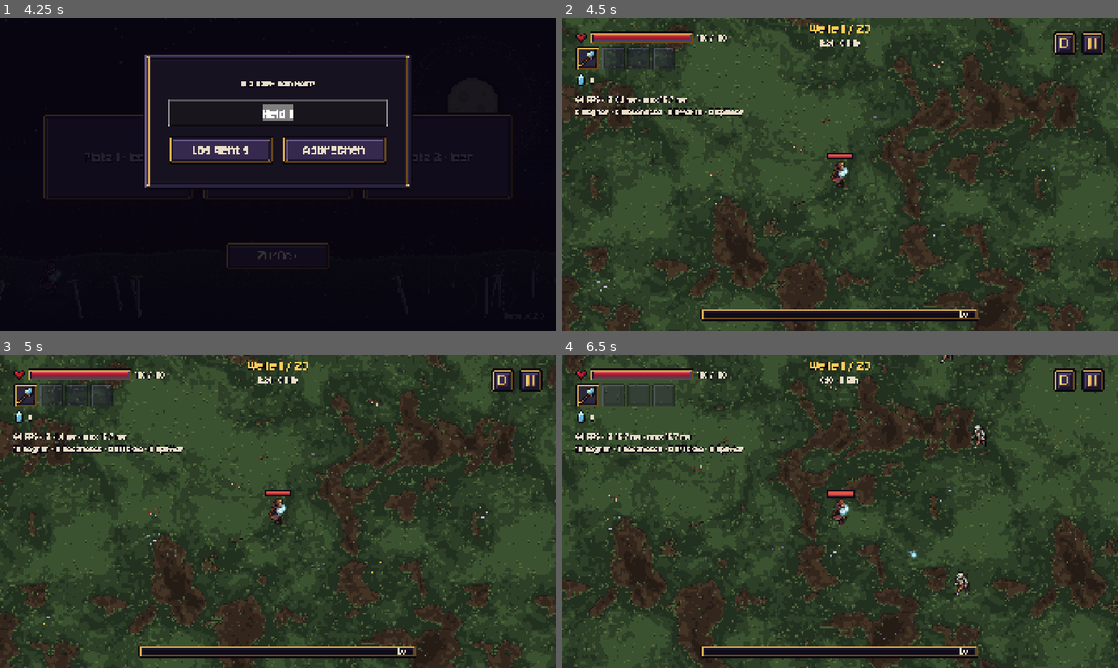
Above: before the commit, frames 1-4 (two rows, left to right).
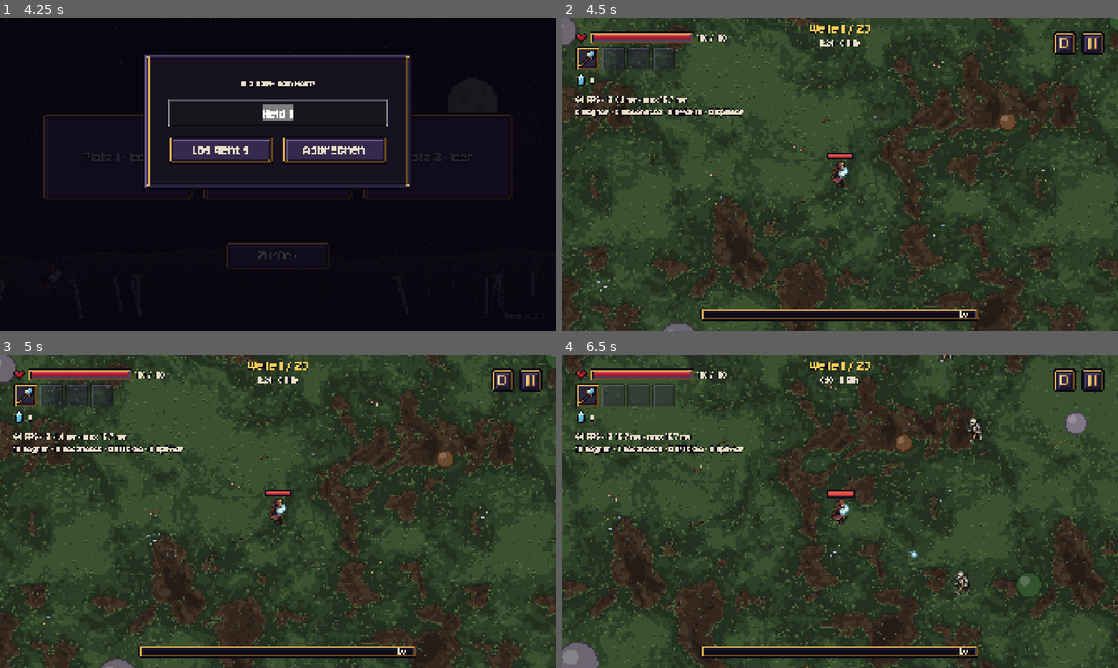
Above: after the commit, the same moments.

Repository: Slydee23/android-bullet-heaven
Game: Godot game, scene res://ui/main_menu.tscn
The game is run twice, just before and just after one commit, with the same random seed, the same clock (stepped at 60 frames per second) and the same inputs.
Inputs (mouse positions are in pixels of both pictures, inside the frame that each line leads up to):
- Up to frame 1 (4.25 s): click "Neues Spiel" at 0.5 s; click (116, 155) at 1.27 s; click (278, 155) at 2.02 s; click (439, 155) at 2.77 s; click "Zurück" at 3.5 s
- Up to frame 2 (4.5 s): click "Los geht's" at 4.25 s
- Up to frame 3 (5 s): no input
- Up to frame 4 (6.5 s): move the mouse to (962, 495) at 5.02 s; hold D 5.03-5.75 s; click (962, 495) at 5.17 s; drag from (728, 527) to (812, 574) at 5.77 s

Frame 1 is identical in both runs. In frame 2, 0.5% of the frame differs, in the area x 0-100%, y 0-100%; in frame 3, 0.5%; in frame 4, 1.4%, in the area x 0-95%, y 0-100%.

Commit message:
E0a: map obstacles with placeholders (fixed layout + random per run)
- ObstacleKind (shape from circles), ObstaclePlacement, MapData
  (data/maps/forest.tres: rock formation, fallen log, two old trees
  fixed, 10 random with min gap and a clear center)
- ObstacleMap: 64 px grid, collision via exact circles, avoidance via
  the whole shape's hull so enemies never get stuck in notches
- Hero slides along obstacles, enemies steer around and are never
  pushed inside (spawn, jumps and charges too), fireballs burst on them
- Map seed stored in RunState and the run save (same map on continue)

Co-Authored-By: Claude Opus 5.5 <noreply@anthropic.com>

Diff:
--- /dev/null
+++ b/data/maps/forest.tres
@@ -0,0 +1,40 @@
+[gd_resource type="Resource" script_class="MapData" format=3]
+
+[ext_resource type="Script" path="res://scripts/world/map_data.gd" id="1_map"]
+[ext_resource type="Script" path="res://scripts/world/obstacle_placement.gd" id="2_place"]
+[ext_resource type="Script" path="res://scripts/world/obstacle_kind.gd" id="3_kind"]
+[ext_resource type="Resource" path="res://data/obstacles/rock_large.tres" id="rock_large"]
+[ext_resource type="Resource" path="res://data/obstacles/rock_small.tres" id="rock_small"]
+[ext_resource type="Resource" path="res://data/obstacles/tree.tres" id="tree"]
+[ext_resource type="Resource" path="res://data/obstacles/stump.tres" id="stump"]
+[ext_resource type="Resource" path="res://data/obstacles/fallen_log.tres" id="fallen_log"]
+[ext_resource type="Resource" path="res://data/obstacles/rock_formation.tres" id="rock_formation"]
+
+[sub_resource type="Resource" id="P1"]
+script = ExtResource("2_place")
+kind = ExtResource("rock_formation")
+position = Vector2(230, 190)
+
+[sub_resource type="Resource" id="P4"]
+script = ExtResource("2_place")
+kind = ExtResource("fallen_log")
+position = Vector2(880, 590)
+
+[sub_resource type="Resource" id="P5"]
+script = ExtResource("2_place")
+kind = ExtResource("tree")
+position = Vector2(900, 190)
+
+[sub_resource type="Resource" id="P6"]
+script = ExtResource("2_place")
+kind = ExtResource("tree")
+position = Vector2(260, 600)
+
+[resource]
+script = ExtResource("1_map")
+fixed = Array[ExtResource("2_place")]([SubResource("P1"), SubResource("P4"), SubResource("P5"), SubResource("P6")])
+random_kinds = Array[ExtResource("3_kind")]([ExtResource("rock_large"), ExtResource("rock_small"), ExtResource("tree"), ExtResource("stump"), ExtResource("fallen_log")])
+random_count = 10
+min_gap = 56.0
+center_clear = 190.0
+edge_margin = 40.0
--- /dev/null
+++ b/data/obstacles/fallen_log.tres
@@ -0,0 +1,10 @@
+[gd_resource type="Resource" script_class="ObstacleKind" format=3]
+
+[ext_resource type="Script" path="res://scripts/world/obstacle_kind.gd" id="1_kind"]
+
+[resource]
+script = ExtResource("1_kind")
+id = &"fallen_log"
+circles = PackedVector3Array(-36, 0, 11, -12, 0, 12, 12, 0, 12, 36, 0, 11)
+weight = 0.6
+placeholder_color = Color(0.36, 0.25, 0.15, 1)
--- /dev/null
+++ b/data/obstacles/rock_formation.tres
@@ -0,0 +1,10 @@
+[gd_resource type="Resource" script_class="ObstacleKind" format=3]
+
+[ext_resource type="Script" path="res://scripts/world/obstacle_kind.gd" id="1_kind"]
+
+[resource]
+script = ExtResource("1_kind")
+id = &"rock_formation"
+circles = PackedVector3Array(0, 0, 28, 26, 14, 18, -22, 18, 16)
+weight = 0.0
+placeholder_color = Color(0.42, 0.4, 0.44, 1)
--- /dev/null
+++ b/data/obstacles/rock_large.tres
@@ -0,0 +1,10 @@
+[gd_resource type="Resource" script_class="ObstacleKind" format=3]
+
+[ext_resource type="Script" path="res://scripts/world/obstacle_kind.gd" id="1_kind"]
+
+[resource]
+script = ExtResource("1_kind")
+id = &"rock_large"
+circles = PackedVector3Array(0, 0, 26)
+weight = 1.0
+placeholder_color = Color(0.42, 0.4, 0.44, 1)
--- /dev/null
+++ b/data/obstacles/rock_small.tres
@@ -0,0 +1,10 @@
+[gd_resource type="Resource" script_class="ObstacleKind" format=3]
+
+[ext_resource type="Script" path="res://scripts/world/obstacle_kind.gd" id="1_kind"]
+
+[resource]
+script = ExtResource("1_kind")
+id = &"rock_small"
+circles = PackedVector3Array(0, 0, 14)
+weight = 1.5
+placeholder_color = Color(0.5, 0.47, 0.52, 1)
--- /dev/null
+++ b/data/obstacles/stump.tres
@@ -0,0 +1,10 @@
+[gd_resource type="Resource" script_class="ObstacleKind" format=3]
+
+[ext_resource type="Script" path="res://scripts/world/obstacle_kind.gd" id="1_kind"]
+
+[resource]
+script = ExtResource("1_kind")
+id = &"stump"
+circles = PackedVector3Array(0, 0, 11)
+weight = 1.0
+placeholder_color = Color(0.42, 0.29, 0.18, 1)
--- /dev/null
+++ b/data/obstacles/tree.tres
@@ -0,0 +1,10 @@
+[gd_resource type="Resource" script_class="ObstacleKind" format=3]
+
+[ext_resource type="Script" path="res://scripts/world/obstacle_kind.gd" id="1_kind"]
+
+[resource]
+script = ExtResource("1_kind")
+id = &"tree"
+circles = PackedVector3Array(0, 0, 16)
+weight = 2.0
+placeholder_color = Color(0.2, 0.32, 0.18, 1)
--- a/scripts/core/player.gd
+++ b/scripts/core/player.gd
@@ -55,6 +55,8 @@
 
 ## Bereich, den der Spieler nicht verlassen kann (setzt die Run-Szene)
 var bounds := Rect2()
+## Hindernisse der Karte (der Held gleitet daran entlang), setzt die Run-Szene
+var obstacles: ObstacleMap
 ## Touch-Joystick (setzt die Run-Szene)
 var joystick: TouchJoystick
 ## Geltende Werte (Grundwert mit Boni), neu gerechnet bei jeder Änderung der Boni
@@ -203,6 +205,8 @@
 	position += velocity * delta
 	if bounds.has_area():
 		position = position.clamp(bounds.position, bounds.end)
+	if obstacles:
+		position = obstacles.push_out(position, body_radius)
 	if direction.x != 0.0:
 		sprite.flip_h = direction.x < 0.0
 	_animate(delta, direction != Vector2.ZERO)
--- a/scripts/core/run.gd
+++ b/scripts/core/run.gd
@@ -32,6 +32,8 @@
 const LEVEL_UP_MENU := preload("res://ui/level_up_menu.tscn")
 const WEAPON_CATALOG := preload("res://data/weapons/weapon_catalog.tres")
 const HERO_UPGRADES := preload("res://data/upgrades/hero_upgrades.tres")
+## Karte der Expedition (vorerst nur die Hindernisse, E0)
+const MAP := preload("res://data/maps/forest.tres")
 ## Startwaffe des Runs (vorerst fest, die Auswahl im Hub kommt mit E11). Datei: data/weapons/<id>.tres
 const START_WEAPON_ID := &"arcane_wand"
 ## Ab so vielen lebenden Gegnern ist der dynamische Zoom ganz draußen (darüber wird es nur voller).
@@ -73,6 +75,8 @@
 var _rest_pending := false
 ## Stufenaufstiege, deren Fenster noch kommt (mehrere auf einmal erscheinen nacheinander)
 var _pending_level_ups := 0
+## Hindernisse dieses Runs (Kreise im Raster), gebaut aus MAP und run_state.map_seed
+var obstacles := ObstacleMap.new()
 ## Berührung an der obersten Kante (Benachrichtigungsleiste), -1 = keine
 var _edge_touch := -1
 var _edge_start_y := 0.0
@@ -119,16 +123,31 @@
 	_build_canopy(arena_tiles)
 	_build_forest_edge(walkable)
 
+	# Gespeicherten Run früh lesen: Er bestimmt auch die zufälligen Hindernisse (gleiche Karte beim Fortsetzen)
+	var saved: Dictionary = {}
+	if Settings.debug_waves_enabled and SceneRouter.resume_requested:
+		saved = RunSave.read()
+	SceneRouter.resume_requested = false
+	run_state.map_seed = int(saved.get("map_seed", randi()))
+	obstacles.build(MAP, walkable, run_state.map_seed)
+	var obstacle_drawer := ObstacleDrawer.new()
+	obstacle_drawer.name = "Obstacles"
+	add_child(obstacle_drawer)
+	move_child(obstacle_drawer, pickup_manager.get_index())
+	obstacle_drawer.obstacles = obstacles
+
 	# Der Spieler bleibt innerhalb des Waldes
 	player.bounds = walkable
 	player.position = walkable.get_center()
 	player.joystick = joystick
+	player.obstacles = obstacles
 	player.died.connect(_on_player_died)
 	player.death_animation_finished.connect(_on_death_animation_finished)
 	player.damaged.connect(_on_player_damaged)
 
 	enemy_manager.set_bounds(player.bounds)
 	enemy_manager.target = player
+	enemy_manager.obstacles = obstacles
 	# Gegner erscheinen über das Wellen-System (WaveManager), nicht mehr über den einfachen Spawn des EnemyManagers
 	enemy_manager.vanish_effect = DEATH_EFFECT
 	enemy_manager.enemy_damaged.connect(_on_enemy_damaged)
@@ -137,6 +156,7 @@
 	hostile_projectiles.target = player
 	hostile_projectiles.effect_manager = effect_manager
 	hostile_projectiles.bounds = player.bounds
+	hostile_projectiles.obstacles = obstacles
 	enemy_manager.hostile_projectiles = hostile_projectiles
 	enemy_manager.effect_manager = effect_manager
 	enemy_manager.screen_shake.connect(_on_screen_shake)
@@ -186,8 +206,6 @@
 	# Fenster verliert den Fokus (zusätzlich zu den Benachrichtigungen unten; auf manchen Handys der einzige Hinweis)
 	get_window().focus_exited.connect(open_pause_menu)
 	if Settings.debug_waves_enabled:
-		var saved := RunSave.read() if SceneRouter.resume_requested else {}
-		SceneRouter.resume_requested = false
 		if saved.is_empty():
 			wave_manager.start()
 		else:
--- a/scripts/core/run_save.gd
+++ b/scripts/core/run_save.gd
@@ -89,6 +89,7 @@
 		"phase": phase,
 		"wave": wave,
 		"wave_total": run_state.wave_total,
+		"map_seed": run_state.map_seed,
 		"run": {
 			"level": run_state.level,
 			"xp": run_state.xp,
@@ -146,6 +147,7 @@
 	run_state.kills = int(run.get("kills", 0))
 	run_state.time = float(run.get("time", 0.0))
 	run_state.rerolls = int(run.get("rerolls", RunState.START_REROLLS))
+	run_state.map_seed = int(data.get("map_seed", run_state.map_seed))
 	run_state.xp_changed.emit(run_state.xp, run_state.xp_needed())
 	run_state.souls_changed.emit(run_state.souls)
 
--- a/scripts/core/run_state.gd
+++ b/scripts/core/run_state.gd
@@ -21,6 +21,8 @@
 var xp_gained := 0
 ## Übrige Neu-Würfeln-Versuche für Level-Up-Karten
 var rerolls := START_REROLLS
+## Startwert der zufälligen Hindernisse (gleicher Wert = gleiche Karte, z. B. beim Fortsetzen)
+var map_seed := 0
 ## Seelen: zählen bei jedem Kill und werden im Rastplatz-Shop für Stat-Boni ausgegeben
 var souls := 0
 ## Alle in diesem Run verdienten Seelen (auch ausgegebene, für die Zusammenfassung am Ende)
--- a/scripts/enemies/enemy_manager.gd
+++ b/scripts/enemies/enemy_manager.gd
@@ -103,6 +103,8 @@
 var status_types: Array[StatusEffectData] = []
 
 var _bounds := Rect2()
+## Hindernisse der Karte: Gegner lenken seitlich daran vorbei und werden nie hineingeschoben (setzt die Run-Szene)
+var obstacles: ObstacleMap
 var _type_list: Array[EnemyData] = []
 var _types := PackedInt32Array()
 var _positions := PackedVector2Array()
@@ -201,7 +203,7 @@
 		_type_list.append(data)
 		type_index = _type_list.size() - 1
 	_types[count] = type_index
-	_positions[count] = pos
+	_positions[count] = obstacles.push_out(pos, data.radius) if obstacles else pos
 	_radii[count] = data.radius
 	_hp[count] = data.max_hp * _hp_factor(data)
 	_since_hit[count] = 0.0
@@ -803,6 +805,8 @@
 			continue
 		var pos := _positions[i]
 		var direction := pos.direction_to(target_pos)
+		if obstacles:
+			direction = obstacles.steer(pos, direction, data.radius)
 		# Am Rand des Helden bzw. in Angriffsreichweite stehen bleiben
 		var contact_distance := data.radius + target_radius
 		var stop_distance := contact_distance + data.attack_range
@@ -821,6 +825,8 @@
 		if away.length_squared() < contact_distance * contact_distance:
 			pos = target_pos + (away.normalized() if away != Vector2.ZERO else Vector2.RIGHT) * contact_distance
 		pos = pos.clamp(_bounds.position, _bounds.end)
+		if obstacles:
+			pos = obstacles.push_out(pos, data.radius)
 		_positions[i] = pos
 
 		_update_attack(i, data, pos.distance_to(target_pos) <= stop_distance + ATTACK_TOLERANCE, delta)
@@ -975,7 +981,8 @@
 
 ## Verschiebt Gegner i (z. B. im Sprung), innerhalb der Arena
 func move_enemy(i: int, offset: Vector2) -> void:
-	_positions[i] = (_positions[i] + offset).clamp(_bounds.position, _bounds.end)
+	var pos := (_positions[i] + offset).clamp(_bounds.position, _bounds.end)
+	_positions[i] = obstacles.push_out(pos, _radii[i]) if obstacles else pos
 
 
 ## Tönung in der Elementfarbe. Hat ein Gegner mehrere Status, wechselt die Farbe reihum (alle STATUS_CYCLE Sekunden).
--- a/scripts/enemies/hostile_projectile_manager.gd
+++ b/scripts/enemies/hostile_projectile_manager.gd
@@ -13,6 +13,8 @@
 var target: Player
 var effect_manager: EffectManager
 var bounds := Rect2()
+## Hindernisse: Feuerbälle zerplatzen daran (Deckung für den Helden), setzt die Run-Szene
+var obstacles: ObstacleMap
 var count := 0
 
 var _positions := PackedVector2Array()
@@ -65,7 +67,7 @@
 		if target and _positions[i].distance_squared_to(hero) <= reach * reach:
 			target.take_damage(_damage[i])
 			_burst(i, kind)
-		elif _life[i] <= 0.0 or (bounds.has_area() and not bounds.has_point(_positions[i])):
+		elif _life[i] <= 0.0 or (bounds.has_area() and not bounds.has_point(_positions[i])) or (obstacles and obstacles.blocks(_positions[i])):
 			_burst(i, kind)
 	if count > 0 or _time > 0.0:
 		queue_redraw()
--- /dev/null
+++ b/scripts/world/map_data.gd
@@ -0,0 +1,18 @@
+class_name MapData
+extends Resource
+## Daten einer Expeditions-Karte (z. B. data/maps/forest.tres). Vorerst nur die Hindernisse: eine feste Grundform
+## (wiedererkennbare Orte, immer gleich) plus zufällig verteilte Hindernisse, die jeder Run neu würfelt (Startwert im Spielstand).
+## Später kommen Boden, Rand und Biom-Einstellungen dazu (E13: weitere Maps).
+
+## Feste Hindernisse (immer gleich)
+@export var fixed: Array[ObstaclePlacement] = []
+## Arten für die zufällige Verteilung (nach Gewicht)
+@export var random_kinds: Array[ObstacleKind] = []
+## So viele zufällige Hindernisse kommen dazu (wenn genug Platz ist)
+@export var random_count := 8
+## Freier Abstand zwischen zwei Hindernissen (Pixel), damit Gegner und Held überall durchpassen
+@export var min_gap := 56.0
+## Um die Startposition (Mitte) bleibt dieser Radius frei
+@export var center_clear := 190.0
+## Abstand zum Kartenrand (Pixel)
+@export var edge_margin := 40.0
--- /dev/null
+++ b/scripts/world/obstacle_drawer.gd
@@ -0,0 +1,25 @@
+class_name ObstacleDrawer
+extends Node2D
+## Zeichnet die Hindernisse (vorerst als Platzhalter-Kreise in der Farbe der Art, E0c bringt die Grafiken).
+## Statisch: wird nur einmal gezeichnet (queue_redraw nach dem Aufbau), kostet danach nichts mehr.
+
+const OUTLINE_DARKEN := 0.45
+const HIGHLIGHT_LIGHTEN := 0.18
+
+var obstacles: ObstacleMap:
+	set(value):
+		obstacles = value
+		queue_redraw()
+
+
+func _draw() -> void:
+	if not obstacles:
+		return
+	for k in obstacles.centers.size():
+		var kind := obstacles.kinds[obstacles.circle_kind[k]]
+		var color := kind.placeholder_color
+		var center := obstacles.centers[k]
+		var radius := obstacles.radii[k]
+		draw_circle(center, radius, color.darkened(OUTLINE_DARKEN))
+		draw_circle(center, radius - 2.0, color)
+		draw_circle(center - Vector2(radius, radius) * 0.3, radius * 0.35, color.lightened(HIGHLIGHT_LIGHTEN))
--- /dev/null
+++ b/scripts/world/obstacle_kind.gd
@@ -0,0 +1,22 @@
+class_name ObstacleKind
+extends Resource
+## Eine Art Hindernis auf der Karte (Fels, Baum, Baumstumpf, umgestürzter Stamm …), z. B. data/obstacles/rock_large.tres.
+## Die Form besteht aus einem oder mehreren Kreisen: ein Fels ist ein Kreis, ein langer Stamm mehrere Kreise hintereinander.
+## Kreise statt Physik-Körper: Abstandsprüfungen sind billig und passen zum Rest des Spiels (keine Physik für Gegner).
+## Grafik folgt in E0c (Fuß unter den Figuren, Krone darüber).
+
+@export var id := &""
+## Kreise der Form, relativ zum Mittelpunkt: x, y = Versatz, z = Radius (Welt-Pixel)
+@export var circles := PackedVector3Array([Vector3(0.0, 0.0, 16.0)])
+## Gewicht bei der zufälligen Verteilung (höher = häufiger)
+@export var weight := 1.0
+## Platzhalter-Farbe, bis es Grafiken gibt
+@export var placeholder_color := Color(0.45, 0.4, 0.36)
+
+
+## Größte Ausdehnung der Form vom Mittelpunkt (für Abstände beim Verteilen)
+func extent() -> float:
+	var result := 0.0
+	for c in circles:
+		result = maxf(result, Vector2(c.x, c.y).length() + c.z)
+	return result
--- /dev/null
+++ b/scripts/world/obstacle_map.gd
@@ -0,0 +1,209 @@
+class_name ObstacleMap
+extends RefCounted
+## Alle Hindernisse eines Runs in einem groben Raster (wird einmal beim Start gebaut, danach nur gelesen).
+## Zwei Sichten auf dieselben Hindernisse:
+## - Kollision: die genauen Kreise der Form (ein Stamm sind mehrere Kreise). Nichts steckt je in einem Hindernis.
+## - Ausweichen: jedes Hindernis als ein Umriss-Kreis um die ganze Form. Gegner laufen außen herum und geraten so nicht in
+##   die Nischen zwischen den Kreisen einer Form (dort würden sie von zwei Seiten gleichzeitig gedrückt und hängen bleiben).
+## Heiße Abfragen (pro Gegner und Frame) schauen nur in eine Rasterzelle. Die meisten sind leer, dann kostet es fast nichts.
+
+## Größe einer Rasterzelle (Welt-Pixel)
+const CELL := 64.0
+## Ab diesem Abstand (zusätzlich zu den Radien) lenken Gegner seitlich um ein Hindernis herum
+const AVOID_MARGIN := 24.0
+## Größter Körper-Radius, der abgefragt wird (Boss), für das Eintragen ins Raster
+const MAX_BODY_RADIUS := 24.0
+## Versuche, einen zufälligen Platz für ein Hindernis zu finden
+const PLACE_ATTEMPTS := 40
+
+## Kollisions-Kreise aller Hindernisse (Mittelpunkt, Radius) und zu welchem Hindernis sie gehören (Index in kinds)
+var centers := PackedVector2Array()
+var radii := PackedFloat32Array()
+var circle_kind := PackedInt32Array()
+## Platzierte Hindernisse: Art, Mittelpunkt und Umriss-Radius der ganzen Form
+var kinds: Array[ObstacleKind] = []
+var positions := PackedVector2Array()
+var extents := PackedFloat32Array()
+
+var _area := Rect2()
+var _grid_size := Vector2i.ZERO
+## Je Zelle: Kollisions-Kreise (Index in centers) bzw. Hindernisse (Index in positions)
+var _circle_cells: Array[PackedInt32Array] = []
+var _object_cells: Array[PackedInt32Array] = []
+var _empty := PackedInt32Array()
+
+
+## Baut die Hindernisse der Karte in der begehbaren Fläche area. seed_value bestimmt die zufälligen
+## (gleicher Wert = gleiche Karte, z. B. beim Fortsetzen eines Runs).
+func build(map: MapData, area: Rect2, seed_value: int) -> void:
+	_area = area
+	centers.clear()
+	radii.clear()
+	circle_kind.clear()
+	kinds.clear()
+	positions.clear()
+	extents.clear()
+	if map:
+		for placement in map.fixed:
+			if placement and placement.kind:
+				_add(placement.kind, area.position + placement.position)
+		_place_random(map, seed_value)
+	_build_grid()
+
+
+## Zahl der Hindernisse (nicht der Kreise)
+func count() -> int:
+	return positions.size()
+
+
+func _place_random(map: MapData, seed_value: int) -> void:
+	if map.random_kinds.is_empty():
+		return
+	var rng := RandomNumberGenerator.new()
+	rng.seed = seed_value
+	var center := _area.get_center()
+	for n in map.random_count:
+		var kind := _pick_kind(map.random_kinds, rng)
+		var extent := kind.extent()
+		var inner := _area.grow(-(map.edge_margin + extent))
+		if inner.size.x <= 0.0 or inner.size.y <= 0.0:
+			return
+		for attempt in PLACE_ATTEMPTS:
+			var pos := inner.position + Vector2(rng.randf() * inner.size.x, rng.randf() * inner.size.y)
+			if pos.distance_to(center) < map.center_clear + extent:
+				continue
+			if _fits(extent, pos, map.min_gap):
+				_add(kind, pos)
+				break
+
+
+## Hält ein Hindernis mit Umriss extent an pos den Mindestabstand zu allen anderen Umrissen? (nur beim Aufbau)
+## Abstand zwischen Umrissen: So bleibt zwischen zwei Hindernissen immer ein Durchgang.
+func _fits(extent: float, pos: Vector2, gap: float) -> bool:
+	for k in positions.size():
+		var min_distance := extents[k] + extent + gap
+		if pos.distance_squared_to(positions[k]) < min_distance * min_distance:
+			return false
+	return true
+
+
+func _pick_kind(list: Array[ObstacleKind], rng: RandomNumberGenerator) -> ObstacleKind:
+	var total := 0.0
+	for kind in list:
+		total += kind.weight
+	var pick := rng.randf() * total
+	for kind in list:
+		if pick < kind.weight:
+			return kind
+		pick -= kind.weight
+	return list[list.size() - 1]
+
+
+func _add(kind: ObstacleKind, pos: Vector2) -> void:
+	var kind_index := kinds.size()
+	kinds.append(kind)
+	positions.append(pos)
+	extents.append(kind.extent())
+	for c in kind.circles:
+		centers.append(pos + Vector2(c.x, c.y))
+		radii.append(c.z)
+		circle_kind.append(kind_index)
+
+
+func _build_grid() -> void:
+	_grid_size = Vector2i((_area.size / CELL).ceil()) + Vector2i.ONE
+	_circle_cells = _new_cells()
+	_object_cells = _new_cells()
+	for k in centers.size():
+		_register(_circle_cells, k, centers[k], radii[k] + MAX_BODY_RADIUS)
+	for k in positions.size():
+		_register(_object_cells, k, positions[k], extents[k] + MAX_BODY_RADIUS + AVOID_MARGIN)
+
+
+func _new_cells() -> Array[PackedInt32Array]:
+	var cells: Array[PackedInt32Array] = []
+	cells.resize(_grid_size.x * _grid_size.y)
+	for k in cells.size():
+		cells[k] = PackedInt32Array()
+	return cells
+
+
+## Trägt index in alle Zellen ein, die der Kreis um center mit Radius reach berührt
+func _register(cells: Array[PackedInt32Array], index: int, center: Vector2, reach: float) -> void:
+	var from := _cell_coords(center - Vector2(reach, reach))
+	var to := _cell_coords(center + Vector2(reach, reach))
+	for y in range(from.y, to.y + 1):
+		for x in range(from.x, to.x + 1):
+			cells[y * _grid_size.x + x].append(index)
+
+
+func _cell_coords(pos: Vector2) -> Vector2i:
+	var local := ((pos - _area.position) / CELL).floor()
+	return Vector2i(clampi(int(local.x), 0, _grid_size.x - 1), clampi(int(local.y), 0, _grid_size.y - 1))
+
+
+func _cell_index(pos: Vector2) -> int:
+	var cell := _cell_coords(pos)
+	return cell.y * _grid_size.x + cell.x
+
+
+## Schiebt einen Körper (Radius radius) aus allen Kollisions-Kreisen heraus. Weil nur radial geschoben wird,
+## gleitet ein Körper, der schräg gegen ein Hindernis läuft, daran entlang.
+func push_out(pos: Vector2, radius: float) -> Vector2:
+	if _circle_cells.is_empty():
+		return pos
+	for k in _circle_cells[_cell_index(pos)]:
+		var offset := pos - centers[k]
+		var min_distance := radii[k] + radius
+		var distance_sq := offset.length_squared()
+		if distance_sq < min_distance * min_distance:
+			var distance := sqrt(distance_sq)
+			pos = centers[k] + (offset / distance if distance > 0.001 else Vector2.RIGHT) * min_distance
+	return pos
+
+
+## Lenkt eine Laufrichtung seitlich an Hindernissen vorbei, die vor dem Körper liegen (einfaches Ausweichen statt Wegsuche).
+## Nutzt den Umriss jedes Hindernisses. Ergebnis ist wieder eine Einheitsrichtung.
+func steer(pos: Vector2, direction: Vector2, radius: float) -> Vector2:
+	if _object_cells.is_empty():
+		return direction
+	var near := _object_cells[_cell_index(pos)]
+	if near.is_empty():
+		return direction
+	var result := direction
+	for k in near:
+		var to_center := positions[k] - pos
+		var reach := extents[k] + radius + AVOID_MARGIN
+		var distance_sq := to_center.length_squared()
+		if distance_sq > reach * reach or distance_sq < 0.001:
+			continue
+		var distance := sqrt(distance_sq)
+		var toward := to_center / distance
+		var ahead := direction.dot(toward)
+		if ahead <= 0.0:
+			continue
+		# Seitlich vorbei, auf der Seite, zu der die Laufrichtung ohnehin schon zeigt
+		var side := Vector2(-toward.y, toward.x)
+		if side.dot(direction) < 0.0:
+			side = -side
+		var closeness := clampf(1.0 - (distance - extents[k] - radius) / AVOID_MARGIN, 0.0, 1.0)
+		result += side * ahead * (0.6 + closeness)
+		# Je näher, desto weniger weiter direkt aufs Hindernis zu
+		result -= toward * ahead * closeness
+	return result.normalized() if result.length_squared() > 0.0001 else direction
+
+
+## Ist an pos Platz für einen Körper mit Radius radius?
+func is_free(pos: Vector2, radius: float) -> bool:
+	if _circle_cells.is_empty():
+		return true
+	for k in _circle_cells[_cell_index(pos)]:
+		var min_distance := radii[k] + radius
+		if pos.distance_squared_to(centers[k]) < min_distance * min_distance:
+			return false
+	return true
+
+
+## Liegt pos in einem Hindernis? (z. B. Feuerbälle zerplatzen daran)
+func blocks(pos: Vector2) -> bool:
+	return not is_free(pos, 0.0)
--- /dev/null
+++ b/scripts/world/obstacle_placement.gd
@@ -0,0 +1,7 @@
+class_name ObstaclePlacement
+extends Resource
+## Ein fest platziertes Hindernis einer Karte (immer an derselben Stelle, z. B. eine markante Felsgruppe).
+
+@export var kind: ObstacleKind
+## Position in Welt-Pixeln relativ zur linken oberen Ecke der begehbaren Fläche
+@export var position := Vector2.ZERO
Not shown, changed: PLAN.md
